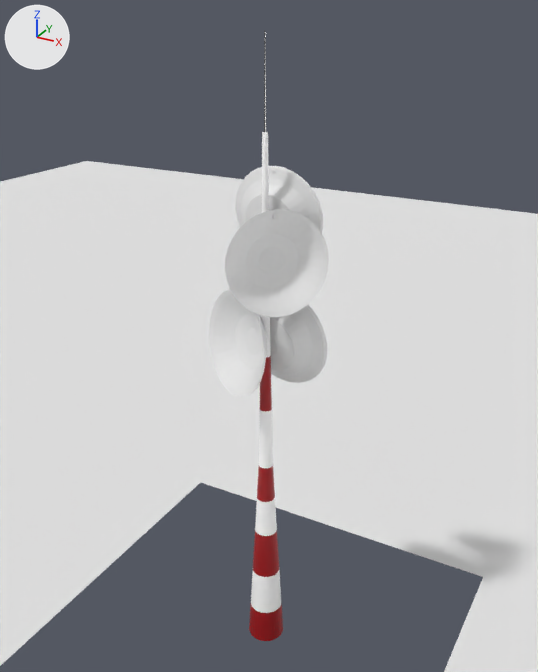
Two versions of the Blender file source/examples/F 12,5 high.blend, one commit apart.
Before and after are seen from a camera (50 mm lens) standing at (9.79, -16.61, 19.25) and looking at (0.4, 0.45, 10.72). The lights are fixed; the arrows at upper left show +X, +Y and +Z.
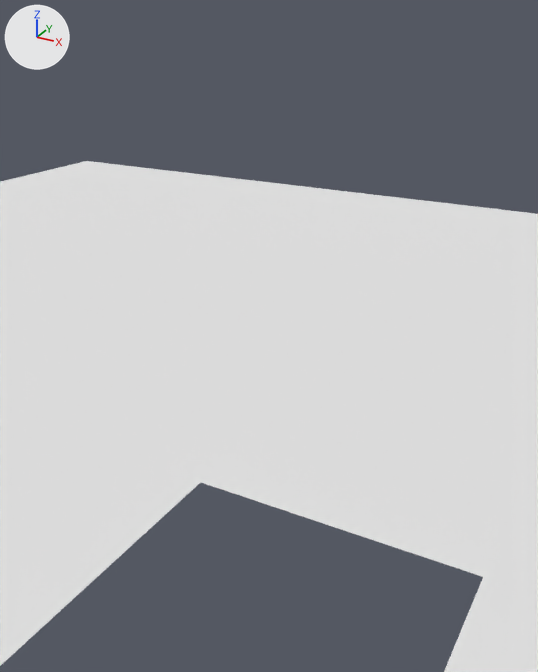
Changed parts and their boxes (x1, y1, x2, y2) in the pictures (538 x 672 px):
'Cube.001', deleted
    before: (225, 209, 329, 317)
'Cylinder', deleted
    before: (249, 30, 283, 641)
    faces in mat_weis_004 (white #ffffff): (251, 57, 281, 613)
    faces in mat_rot (red #9c0009): (249, 356, 283, 641)
    faces in mat_schwarz (dark grey #4c4c4c): (264, 30, 266, 132)
'Cube.002', deleted
    before: (209, 290, 267, 398)
'Cube.003', deleted
    before: (259, 305, 327, 383)
'Cube', deleted
    before: (235, 166, 323, 233)

Edits to the bpy script that builds the scene:
```text
Remove ob_cylinder:
    ob_cylinder = bpy.data.objects.new('Cylinder', me_cylinder)
    ob_cylinder.location = (0.54, 0.0, 0.94)
Remove ob_cube:
    ob_cube = bpy.data.objects.new('Cube', me_cube_002)
    ob_cube.location = (0.48, 0.59, 15.3)
    ob_cube.rotation_euler = (-1.445, 0.0, 0.0)  # degrees (-83, 0, 0)
    ob_cube.scale = (0.0528, 0.0528, 0.0528)
Remove ob_cube_001:
    ob_cube_001 = bpy.data.objects.new('Cube.001', me_cube_003)
    ob_cube_001.location = (1.0, -0.31, 14.42)
    ob_cube_001.rotation_euler = (-1.445, 0.0, -2.334)  # degrees (-83, 0, -134)
    ob_cube_001.scale = (0.0553, 0.0553, 0.0553)
Remove ob_cube_002:
    ob_cube_002 = bpy.data.objects.new('Cube.002', me_cube_004)
    ob_cube_002.location = (0.11, -0.5, 12.11)
    ob_cube_002.rotation_euler = (-1.445, 0.0, -3.648)  # degrees (-83, 0, -209)
    ob_cube_002.scale = (0.0586, 0.0586, 0.0586)
Remove ob_cube_003:
    ob_cube_003 = bpy.data.objects.new('Cube.003', me_cube_005)
    ob_cube_003.location = (0.54, 0.62, 11.99)
    ob_cube_003.rotation_euler = (-1.445, 0.0, -6.439)  # degrees (-83, 0, 351)
    ob_cube_003.scale = (0.0625, 0.0625, 0.0625)
    _m = ob_cube_003.modifiers.new('Decimate', 'DECIMATE')
```
